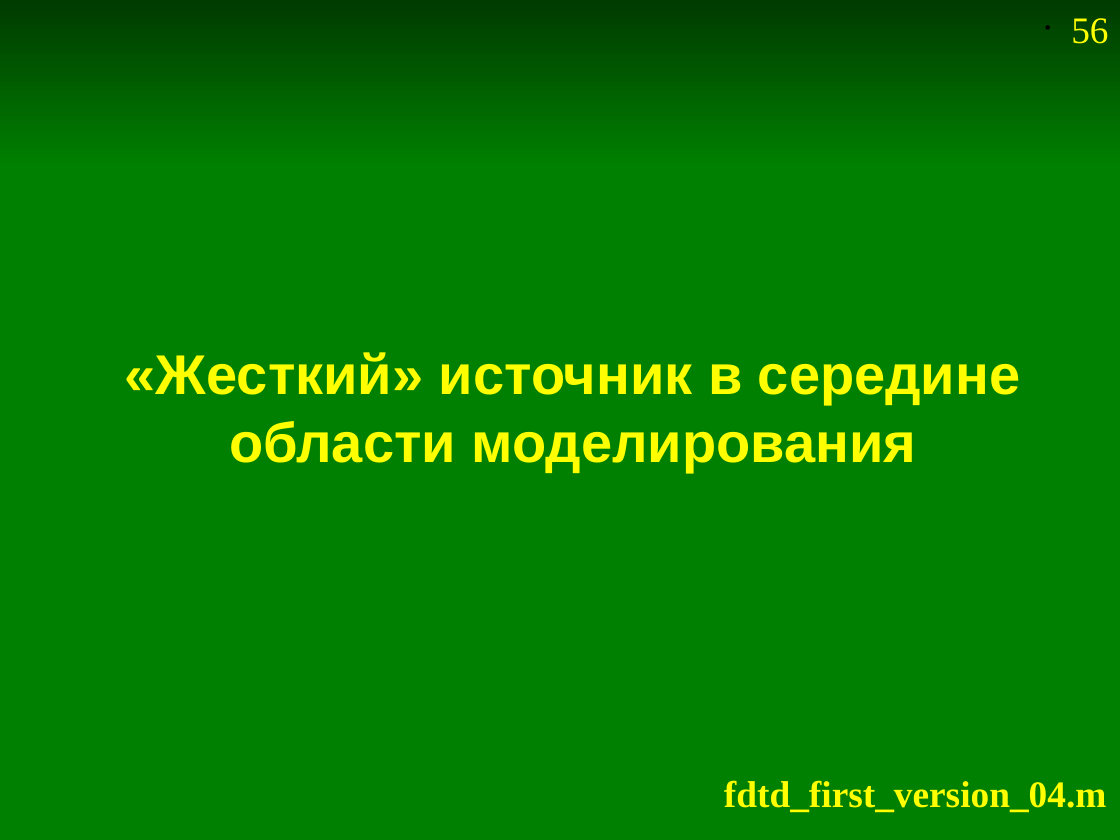
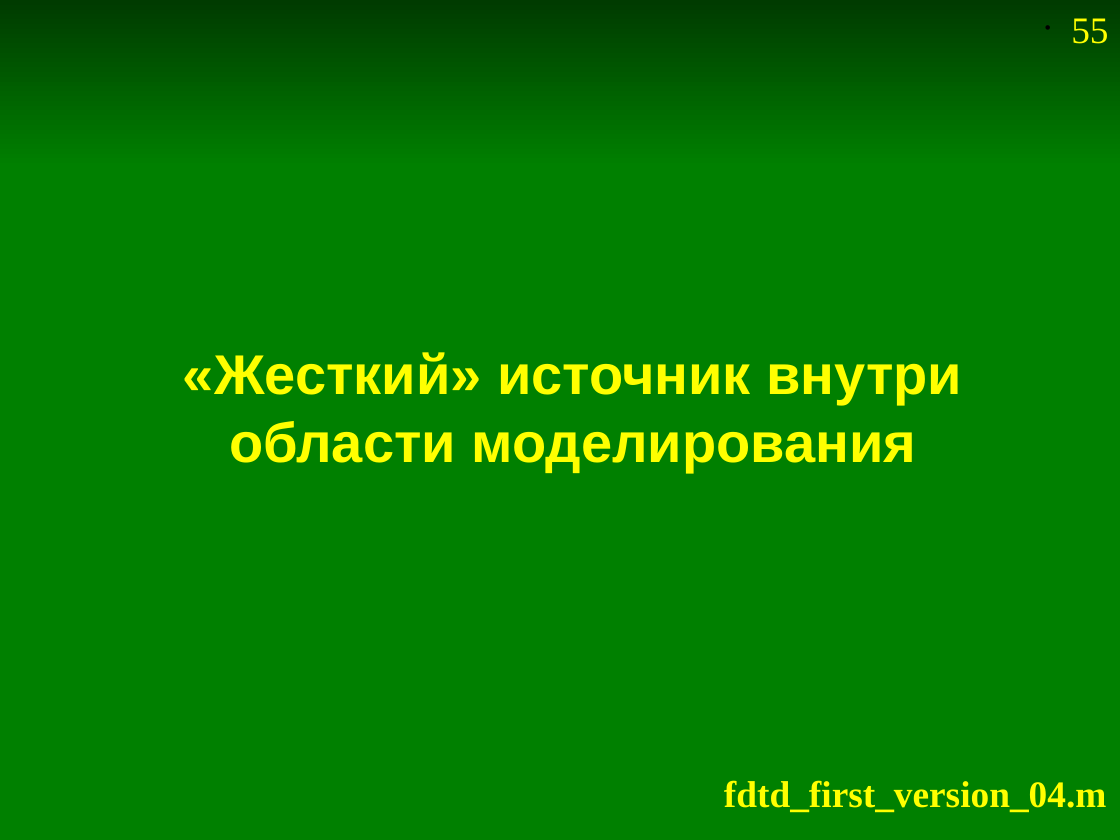
Before and after one commit to andris0147sv/modelling, a slide deck: slide 55 of presentations/2. FDTD.odp (slide 56 before the commit). Drawn at 1120x840 pixels with LibreOffice and Linux fonts; fonts in the diff are those of the drawing. Boxes give left, top, right and bottom in pixels: in the first picture for what was removed or moved away, otherwise in the second. Text is boxed around its words. In the diff, an @@ line names an element or a change of style, - is before the commit and + after.

```diff
--- a/presentations/2. FDTD.odp
+++ b/presentations/2. FDTD.odp
@@ page number at bbox=[1071, 18, 1108, 44]: text changed @@
-• 56
+• 55
@@ title at bbox=[183, 352, 962, 472]: text changed @@
-«Жесткий» источник в середине области моделирования
+«Жесткий» источник внутри области моделирования
```
Also in this commit, not shown: 1 slide removed, 3 other files.
